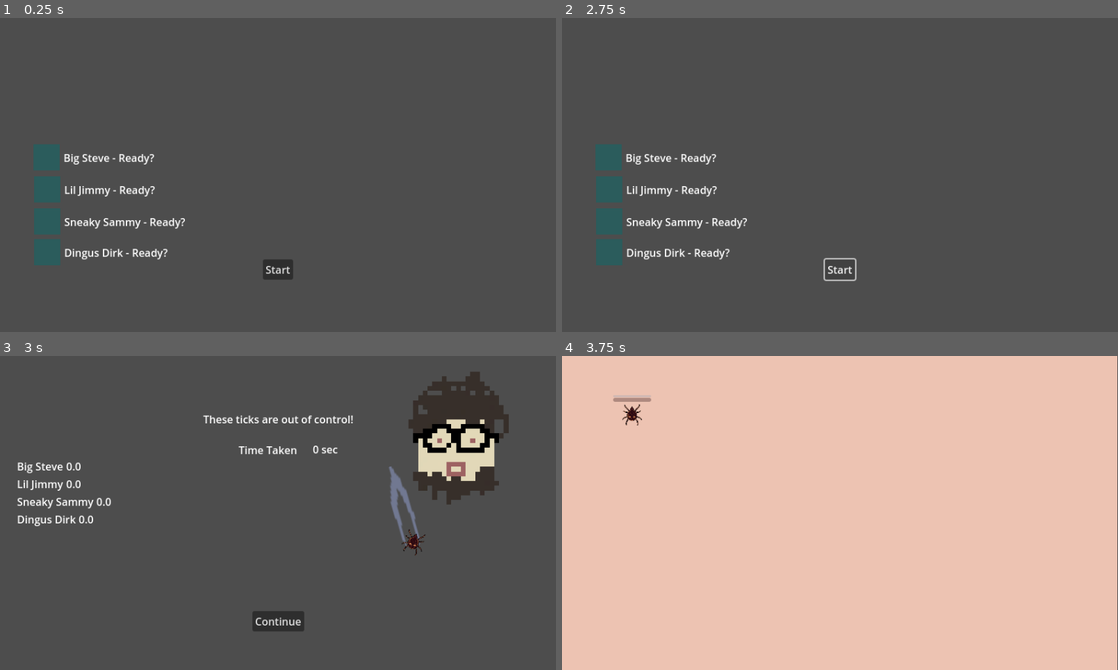
Above: before the commit, frames 1-4 (two rows, left to right).
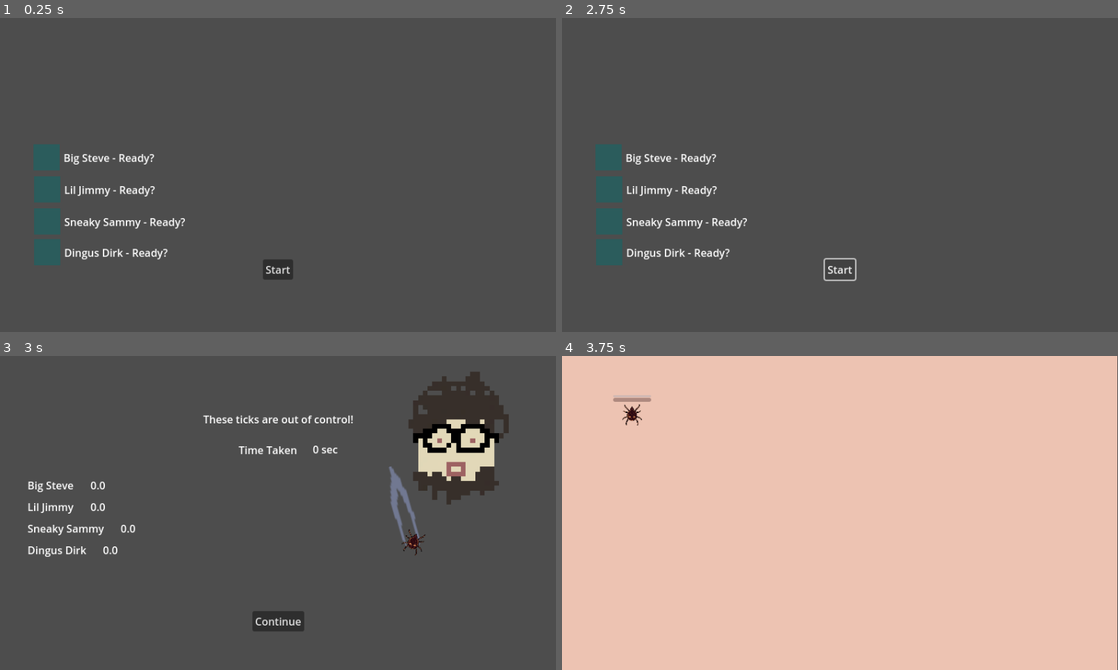
Above: after the commit, the same moments.

Repository: Topech/tick-souls
Game: Godot game, scene res://main_scene.tscn
Two runs of this game, one before a commit and one after it. Both use one fixed random seed, a clock stepped at 60 frames per second and the inputs below.
Inputs:
- Up to frame 1 (0.25 s): no input
- Up to frame 2 (2.75 s): click "Start" at 0.5 s; click "Start" at 1.25 s; click "Start" at 2 s
- Up to frame 3 (3 s): tap Enter (ui_accept) at 2.75 s; hold P from 2.78 s (still down)
- Up to frame 4 (3.75 s): tap Enter (ui_accept) at 3.02 s; release P at 3.5 s; click "Continue" at 3.5 s

Frames 1-2 are identical in both runs. In frame 3, 1.4% of the frame differs, in the area x 3-25%, y 33-64%; in frame 4, nothing differs.

Commit message:
add gaps to leaderboard

Diff:
--- a/root_scenes/round/round_leaderboard.tscn
+++ b/root_scenes/round/round_leaderboard.tscn
@@ -44,14 +44,16 @@
 
 [node name="LabelList" type="VBoxContainer" parent="."]
 layout_mode = 0
-offset_left = 26.0
-offset_top = 157.0
-offset_right = 93.0
-offset_bottom = 197.0
+offset_left = 42.0
+offset_top = 186.0
+offset_right = 242.0
+offset_bottom = 308.0
+theme_override_constants/separation = 10
 
 [node name="P1Label" type="HBoxContainer" parent="LabelList"]
 custom_minimum_size = Vector2(200, 0)
 layout_mode = 2
+theme_override_constants/separation = 25
 
 [node name="NameLabel" type="Label" parent="LabelList/P1Label"]
 layout_mode = 2
@@ -63,6 +65,7 @@
 
 [node name="P2Label" type="HBoxContainer" parent="LabelList"]
 layout_mode = 2
+theme_override_constants/separation = 25
 
 [node name="NameLabel" type="Label" parent="LabelList/P2Label"]
 layout_mode = 2
@@ -74,6 +77,7 @@
 
 [node name="P3Label" type="HBoxContainer" parent="LabelList"]
 layout_mode = 2
+theme_override_constants/separation = 25
 
 [node name="NameLabel" type="Label" parent="LabelList/P3Label"]
 layout_mode = 2
@@ -85,6 +89,7 @@
 
 [node name="P4Label" type="HBoxContainer" parent="LabelList"]
 layout_mode = 2
+theme_override_constants/separation = 25
 
 [node name="NameLabel" type="Label" parent="LabelList/P4Label"]
 layout_mode = 2
